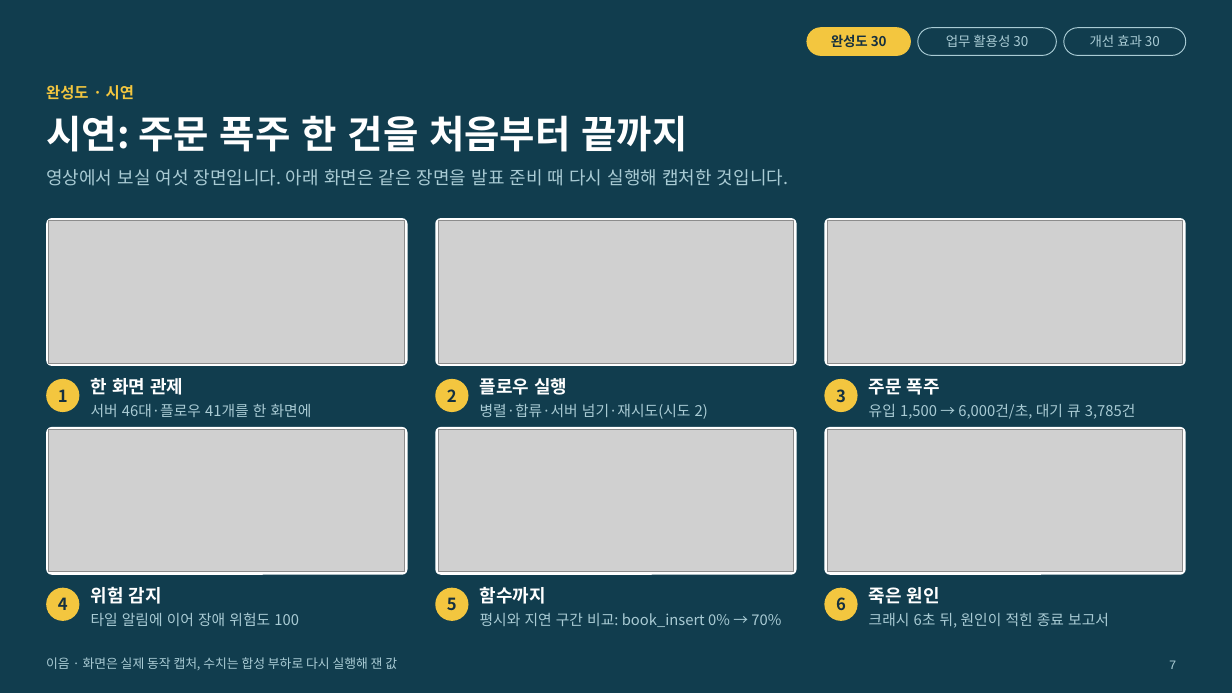
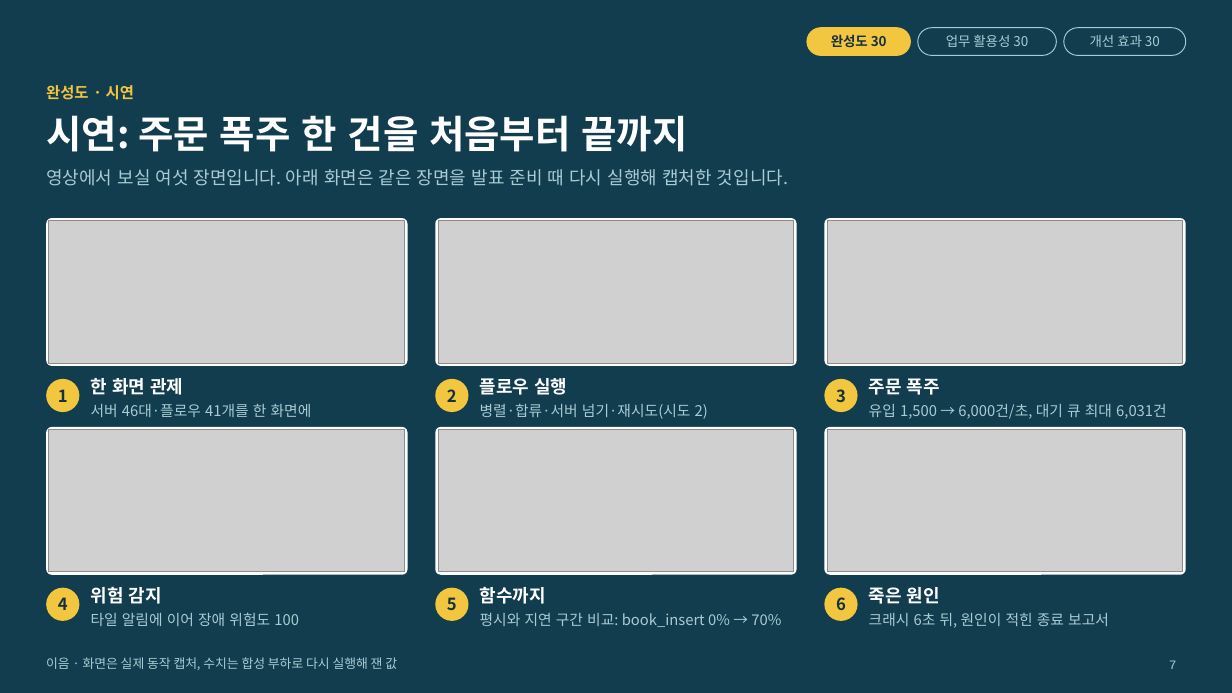
Before and after one commit to bulletgirls/contune, a slide deck: slide 7 of docs/submission/eum-presentation.pptx. Drawn at 1232x693 pixels with LibreOffice and Linux fonts; fonts in the diff are those of the drawing; grey boxes stand for pictures; background and template pictures are left out. Boxes give left, top, right and bottom in pixels: in the first picture for what was removed or moved away, otherwise in the second. Text is boxed around its words. In the diff, an @@ line names an element or a change of style, - is before the commit and + after.

```diff
--- a/docs/submission/eum-presentation.pptx
+++ b/docs/submission/eum-presentation.pptx
@@ text at <box>869,404,1167,419</box>: text changed @@
-유입 1,500 → 6,000건/초, 대기 큐 3,785건
+유입 1,500 → 6,000건/초, 대기 큐 최대 6,031건
```
Also in this commit, not shown: 13 other slides changed, 8 other files.
